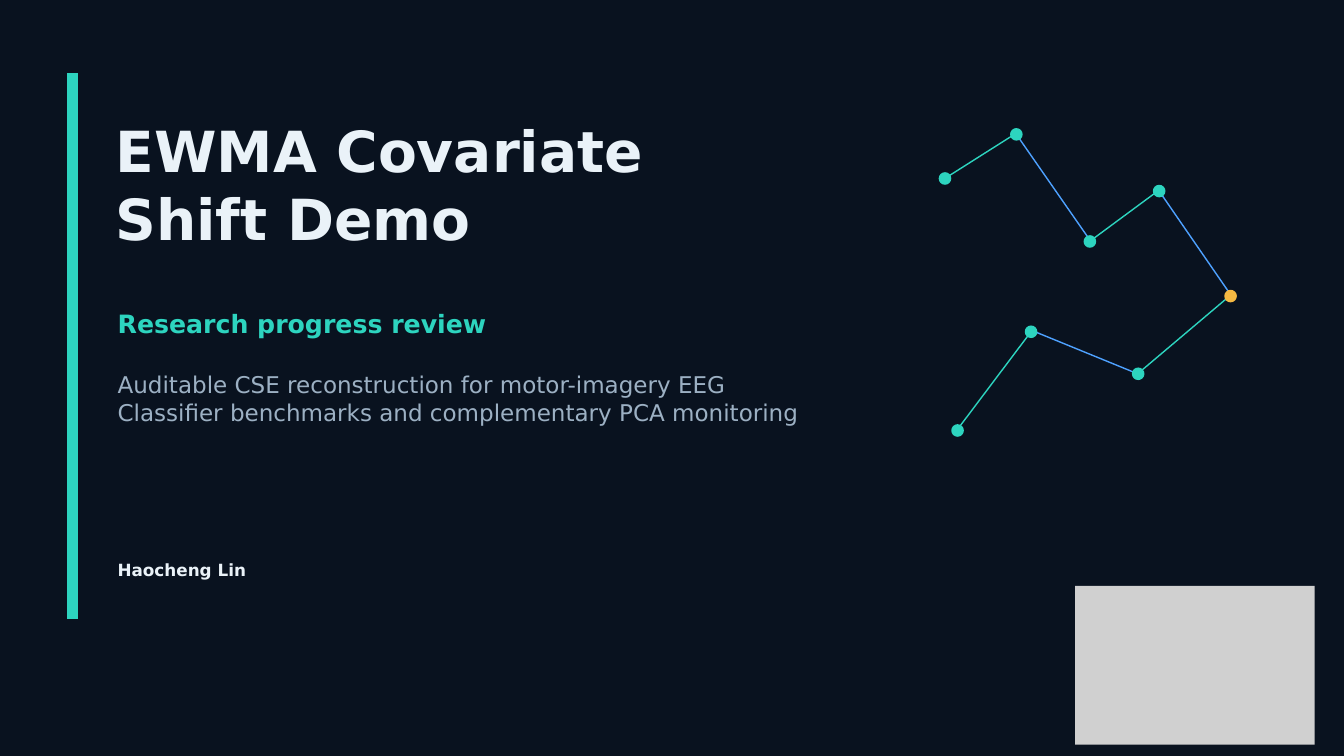
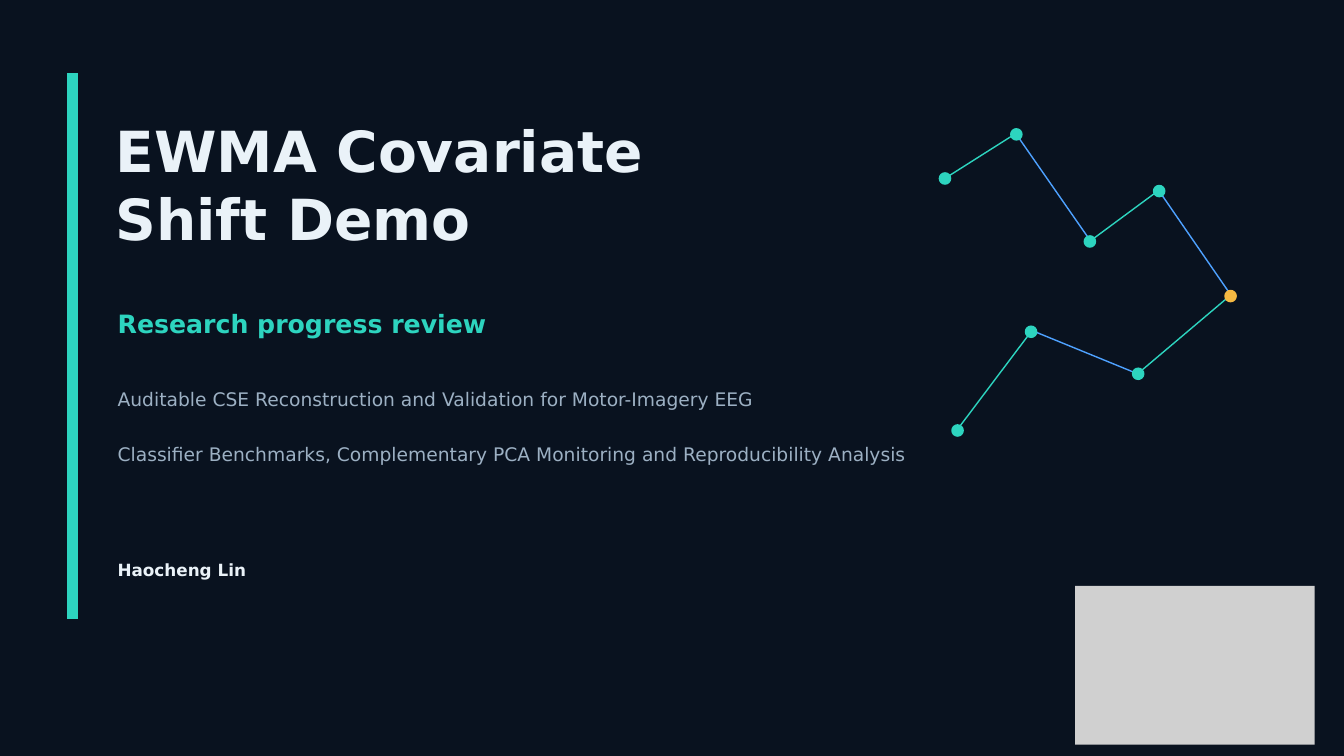
Before and after one commit to hlin863/ewma_covariate_shift_demo, a slide deck: slide 1 of presentations/EWMA_Covariate_Shift_Progress_Review_Haocheng_Lin.pptx. Drawn at 1344x756 pixels with LibreOffice and Linux fonts; fonts in the diff are those of the drawing; grey boxes stand for pictures. Boxes give left, top, right and bottom in pixels: in the first picture for what was removed or moved away, otherwise in the second. Text is boxed around its words. In the diff, an @@ line names an element or a change of style, - is before the commit and + after.

```diff
--- a/presentations/EWMA_Covariate_Shift_Progress_Review_Haocheng_Lin.pptx
+++ b/presentations/EWMA_Covariate_Shift_Progress_Review_Haocheng_Lin.pptx
@@ text at box(118, 392, 905, 465): text changed; size 24.8 to 20 pt @@
-Auditable CSE reconstruction for motor-imagery EEG
-Classifier benchmarks and complementary PCA monitoring
+Auditable CSE Reconstruction and Validation for Motor-Imagery EEG
+Classifier Benchmarks, Complementary PCA Monitoring and Reproducibility Analysis
```
Also in this commit, not shown: 5 other slides changed, 1 slide added, 2 slides removed.
